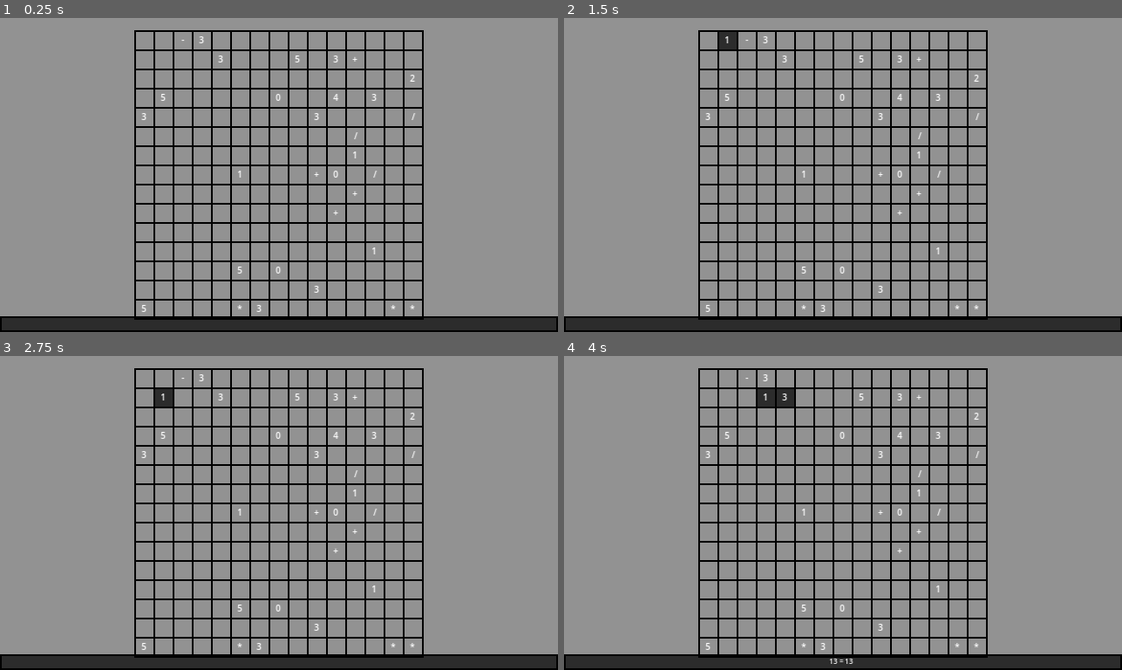
Above: before the commit, frames 1-4 (two rows, left to right).
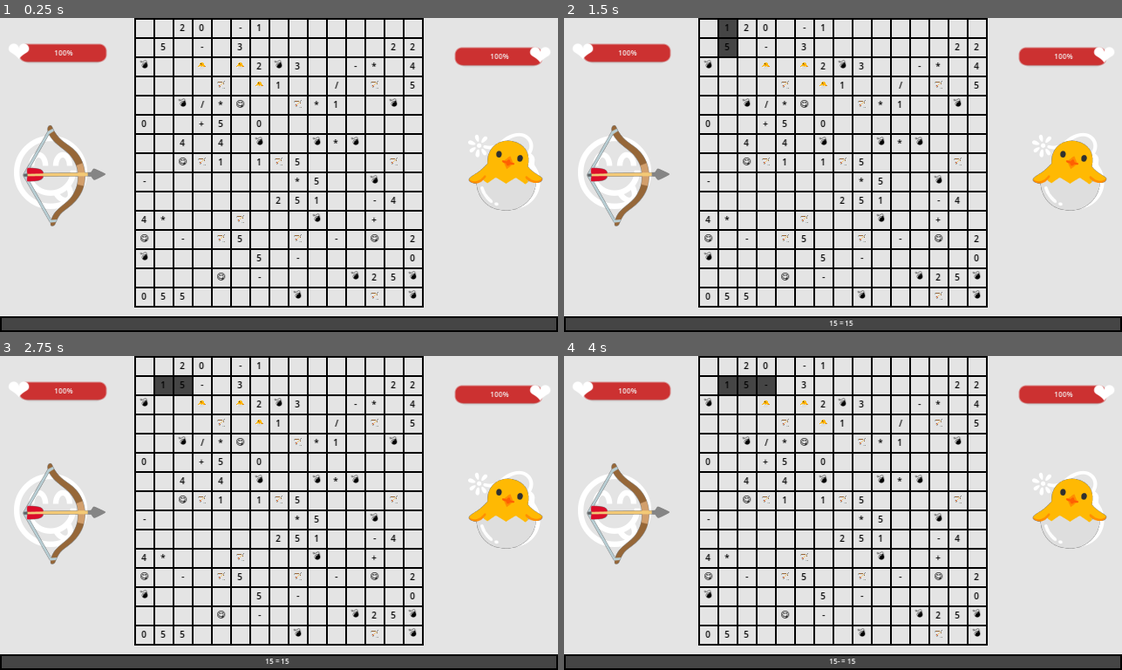
Above: after the commit, the same moments.

Repository: yiduu76/Built_to_scale
Game: Godot game, scene res://tscn/dev.tscn
The game is run twice, just before and just after one commit, with the same random seed, the same clock (stepped at 60 frames per second) and the same inputs.
Inputs:
- Up to frame 1 (0.25 s): no input
- Up to frame 2 (1.5 s): tap Enter at 0.5 s; hold Right (ui_right) 0.53-1.28 s; tap Space (ui_speed_up) at 1.25 s; hold Down (ui_down) from 1.28 s (still down)
- Up to frame 3 (2.75 s): release Down (ui_down) at 2.03 s; hold Right (ui_right) from 2.03 s (still down)
- Up to frame 4 (4 s): tap Enter at 2.75 s; release Right (ui_right) at 2.78 s; hold Space (ui_speed_up) 2.78-3.53 s; hold Left (ui_left) from 3.53 s (still down)

The runs differ from the first frame. In frame 1, 94% of the frame differs, in the area x 0-100%, y 0-100%; in frame 2, 94%; in frame 3, 94%; in frame 4, 94%.

Commit message:
0.5

Diff:
--- /dev/null
+++ b/asset/pictures/svgs/player.svg
@@ -0,0 +1,11 @@
+<?xml version="1.0" encoding="utf-8"?>
+<!-- Generator: Adobe Illustrator 26.5.0, SVG Export Plug-In . SVG Version: 6.00 Build 0)  -->
+<svg version="1.1" id="图层_1" xmlns="http://www.w3.org/2000/svg" xmlns:xlink="http://www.w3.org/1999/xlink" x="0px" y="0px"
+	 viewBox="0 0 800 800" style="enable-background:new 0 0 800 800;" xml:space="preserve">
+<style type="text/css">
+	.st0{fill:#FFFFFF;}
+</style>
+<circle cx="428" cy="394" r="333.3"/>
+<circle class="st0" cx="641" cy="326.3" r="50"/>
+<circle class="st0" cx="473" cy="364.5" r="50"/>
+</svg>
--- /dev/null
+++ b/asset/pictures/svgs/sword.svg
@@ -0,0 +1,2 @@
+<?xml version="1.0" encoding="utf-8"?><!-- Uploaded to: SVG Repo, www.svgrepo.com, Generator: SVG Repo Mixer Tools -->
+<svg fill="#000000" width="800px" height="800px" viewBox="0 0 24 24" xmlns="http://www.w3.org/2000/svg"><path d="M7.936,11.97a1,1,0,1,0-1.415,1.414l.373.372L3.3,17.35a1.024,1.024,0,0,0,0,1.448l1.9,1.9a1.024,1.024,0,0,0,1.448,0l3.593-3.593.372.372a1,1,0,0,0,1.414-1.415Z"/><polygon points="14.3 3 9.015 10.928 13.071 14.985 21 9.7 21 3 14.3 3"/></svg>
--- /dev/null
+++ b/asset/ui_style/button_focus.tres
@@ -0,0 +1,14 @@
+[gd_resource type="StyleBoxFlat" format=3 uid="uid://d4kxywin11325"]
+
+[resource]
+bg_color = Color(0.069706, 0.0696992, 0.0989239, 1)
+border_color = Color(0.160784, 0.160784, 0.211765, 1)
+corner_radius_top_left = 5
+corner_radius_top_right = 5
+corner_radius_bottom_right = 5
+corner_radius_bottom_left = 5
+corner_detail = 16
+expand_margin_left = 1.0
+expand_margin_top = 1.0
+expand_margin_right = 1.0
+expand_margin_bottom = 1.0
--- /dev/null
+++ b/asset/ui_style/button_hover.tres
@@ -0,0 +1,13 @@
+[gd_resource type="StyleBoxFlat" format=3 uid="uid://bmp3gkqr73e5o"]
+
+[resource]
+bg_color = Color(0.8, 0.192, 0.192, 1)
+corner_radius_top_left = 4
+corner_radius_top_right = 4
+corner_radius_bottom_right = 4
+corner_radius_bottom_left = 4
+corner_detail = 16
+expand_margin_left = 1.0
+expand_margin_top = 1.0
+expand_margin_right = 1.0
+expand_margin_bottom = 1.0
--- /dev/null
+++ b/asset/ui_style/button_nor.tres
@@ -0,0 +1,11 @@
+[gd_resource type="StyleBoxFlat" format=3 uid="uid://cb04wrsh8sdl5"]
+
+[resource]
+bg_color = Color(0.66, 0.1716, 0.1716, 1)
+border_width_bottom = 1
+corner_radius_top_left = 4
+corner_radius_top_right = 4
+corner_radius_bottom_right = 4
+corner_radius_bottom_left = 4
+corner_detail = 16
+expand_margin_bottom = 2.0
--- /dev/null
+++ b/script/atk_nums.gd
@@ -0,0 +1,49 @@
+extends Node2D
+@export var rand_ro_range:float = 45.0
+@onready var atk_nums: Label = $atk_nums
+@onready var area_2d: Area2D = $Area2D
+
+const HIT_VFX = preload("res://tscn/hit_vfx.tscn")
+var is_ey = false:
+	set(v):
+		is_ey = v
+		if is_node_ready():
+			set_layer()
+
+func _ready() -> void:
+	atk_nums.text = ["0","1"].pick_random()
+	var p_rand = 0.0
+	if global_position.x <= 160:
+		p_rand = deg_to_rad(randf_range(-22.0,22.0))
+	else :
+		p_rand = deg_to_rad(randf_range(-22.0+180.0,22.0+180.0))
+	rotate(p_rand)
+	atk()
+
+func set_layer():
+	area_2d.set_collision_layer_value(2,!is_ey)
+	area_2d.set_collision_layer_value(3,is_ey)
+	area_2d.set_collision_mask_value(2,is_ey)
+	area_2d.set_collision_mask_value(3,!is_ey)
+
+func atk():
+	var p_tween = create_tween()
+	p_tween.tween_property(self,"position",position + Vector2(400,0).rotated(rotation),0.5)
+	p_tween.play()
+	await get_tree().create_timer(1.5).timeout
+	queue_free()
+	#p_tween.finished.connect(add_hit_vfx)
+
+func add_hit_vfx():
+	var p = HIT_VFX.instantiate()
+	get_tree().current_scene.add_child(p)
+	p.global_position = self.global_position
+	p.emitting = true
+	p.finished.connect(p.queue_free)
+
+
+func _on_area_2d_area_entered(area: Area2D) -> void:
+	if area.is_in_group("num"):
+		return
+
+	add_hit_vfx()
--- a/script/autoload/Glo.gd
+++ b/script/autoload/Glo.gd
@@ -1,10 +1,23 @@
 extends Node
 @onready var input_dir:Vector2 = Vector2.RIGHT
 @onready var last_move_action
-
-
-func _process(_delta: float) -> void:
-	pass
+const special_char = ["😋","💣","🏹","🐣"]
+signal settle_emoji
+signal dir_signal
+@onready var hp = 100.0
+	#set(v):
+		#if hp >= 100.0:
+			#hp = 100.0
+		#else :
+			#hp = v
+@onready var ey_hp = 100.0
+	#set(v):
+		#if ey_hp >= 100.0:
+			#ey_hp = 100.0
+		#else :
+			#ey_hp = v
+@onready var atk = 10.0
+@onready var ey_atk = 10.0
 
 func reverse_string(s: String) -> String:
 	var reversed: String = ""
@@ -23,12 +36,16 @@
 	if event is InputEventKey:
 		if event.is_action_pressed("ui_left") and input_dir != Vector2(1,0):
 			input_dir = Vector2(-1,0)
+			dir_signal.emit(input_dir)
 		if event.is_action_pressed("ui_right") and input_dir != Vector2(-1,0):
 			input_dir = Vector2(1,0)
+			dir_signal.emit(input_dir)
 		if event.is_action_pressed("ui_up") and input_dir != Vector2(0,1):
 			input_dir = Vector2(0,-1)
+			dir_signal.emit(input_dir)
 		if event.is_action_pressed("ui_down") and input_dir != Vector2(0,-1):
 			input_dir = Vector2(0,1)
+			dir_signal.emit(input_dir)
 
 func remove_duplicate_operators(input_string: String) -> String:
 	var pond = ['+', '-', '*', '/']
--- a/script/boxes.gd
+++ b/script/boxes.gd
@@ -2,39 +2,33 @@
 @onready var p_btns:Array[Label]
 @onready var btns:Array[Label]
 @onready var btns_2d:Array
-
 @onready var now_pos = Vector2.ZERO
 @onready var path_array:Array[Vector2]
-@onready var move_speed:int = 1:
-	set(v):
-		move_speed = v
-		move_speed_set(move_speed)
+@onready var move_speed:int = 1
 @export var chars : String = "1":
 	set(v):
 		chars = v
 		chars_change.emit(chars)
+var dir:Vector2:
+	set(v):
+		dir = v
+		do_move(v)
+		timer.start(0)
 var timer:Timer
 const OUTLINE = preload("res://asset/ui_style/outline.tres")
 const BODY = preload("res://asset/ui_style/body.tres")
 const rand_pond = ["","","","","","","","","","","","","","","","","","",\
-				"0","1","2","*","/","+","-","3","4","5","","","","","","","","",]
+				"0","1","2","*","/","+","-","3","4","5","","","😋","💣","🏹","🐣"]
 signal chars_change(p_str)
 
 func _ready() -> void:
 	init_btns()
 	init_timer()
+	Glo.dir_signal.connect(on_dir_signal_emit)
 	path_array.append(now_pos)
 
-@onready var speed_up_tick = 0
-@onready var speed_up_need_tick = 120
-func _process(delta: float) -> void:
-	if Input.is_action_pressed("ui_speed_up"):
-		move_speed = 3
-	else :
-		move_speed = 1
-
-func move_speed_set(p_speed):
-	timer.wait_time = 1.0 / p_speed
+func on_dir_signal_emit(p_dir:Vector2):
+	dir = p_dir
 
 func init_btns():
 	for i in columns * columns:
@@ -42,12 +36,13 @@
 		p_button.custom_minimum_size = Vector2(12,12)
 		p_button.add_theme_stylebox_override("normal", OUTLINE)
 		p_button.add_theme_font_size_override("font_size",5)
+		p_button.add_theme_color_override("font_color",Color.BLACK)
 		p_button.horizontal_alignment = HORIZONTAL_ALIGNMENT_CENTER
 		p_button.vertical_alignment  = VERTICAL_ALIGNMENT_CENTER
-		if i == 0:
+		if i == 0 or i == 1:
 			pass
 		else :
-			p_button.text = [rand_pond.pick_random(),""].pick_random()
+			p_button.text = [rand_pond.pick_random()].pick_random()
 		add_child(p_button)
 		btns.append(p_button)
 		p_btns.append(p_button)
@@ -60,19 +55,38 @@
 	timer = Timer.new()
 	add_child(timer)
 	timer.timeout.connect(timer_timeout)
-	move_speed_set(move_speed)
+	#move_speed_set(move_speed)
 	timer.start(0)
 
 func timer_timeout():
-	do_move(Glo.input_dir)
+	dir = Glo.input_dir
+
+func settle_scale_num(target_char:String):
+	var caculate_num = Mymath.evaluate_expression(chars)
+	Glo.settle_emoji.emit(target_char,caculate_num)
+
+	var final_array:Array = Glo.reverse_array(path_array)
+	for i in final_array.size():
+		var p_x = final_array[i].y
+		var p_y = final_array[i].x
+		var p_btn = btns_2d[p_x][p_y]
+		btns_2d[p_x][p_y].text = ""
+		(btns_2d[p_x][p_y] as Label).add_theme_stylebox_override("normal",OUTLINE)
+	chars = "1"
 
 func do_move(p_dir:Vector2):
 	now_pos = now_pos + p_dir
 	if now_pos.x > 14 or now_pos.y > 14 or now_pos.x < 0 or now_pos.y < 0:
 		get_tree().quit()
+		return
 	var get_char = btns_2d[now_pos.y][now_pos.x].text
+
+#	这里进行特殊结算的判定
 	if get_char != "":
-		chars += get_char
+		if get_char in Glo.special_char:
+			settle_scale_num(get_char)
+		else :
+			chars += get_char
 
 	path_array.append(now_pos)
 	var p_arrray:Array = Glo.reverse_array(path_array)
--- /dev/null
+++ b/script/emoji_vfx.gd
@@ -0,0 +1,30 @@
+extends Node2D
+@onready var label: Label = $Label
+
+var emoji_str:String:
+	set(v):
+		if is_node_ready():
+			label.text = emoji_str
+var target_pos:Vector2:
+	set(v):
+		target_pos = v
+		tween_to_pos(target_pos)
+var end_pos:Vector2
+
+func _ready() -> void:
+	await get_tree().create_timer(0.1).timeout
+	var rand_angel = deg_to_rad(randf_range(0,360.0))
+	var p_dir = Vector2.RIGHT.rotated(rand_angel)
+	target_pos = p_dir * randf_range(14.0,49.0) + global_position
+
+func tween_to_pos(p_pos:Vector2):
+	if p_pos.is_equal_approx(global_position):
+		queue_free()
+	else :
+		var p_tween = create_tween()
+		p_tween.tween_property(self,"global_position",target_pos,0.5)
+		p_tween.play()
+		p_tween.finished.connect(to_end_pos)
+
+func to_end_pos():
+	target_pos = end_pos
--- /dev/null
+++ b/script/main.gd
@@ -0,0 +1,98 @@
+extends Node2D
+@onready var player_body: Node2D = $Player/Body
+@onready var player_sword: Node2D = $Player/Weapon
+@onready var ey_body: Node2D = $Enemy/Body
+@onready var ey_sword: Node2D = $Enemy/Weapon
+@onready var player_anim: AnimationPlayer = $Player/AnimationPlayer
+@onready var ey_anim: AnimationPlayer = $Enemy/AnimationPlayer
+@onready var player_area_2d: Area2D = $Player/Body/Area2D
+@onready var ey_area_2d: Area2D = $Enemy/Body/Area2D
+
+const EMOJI_VFX = preload("res://tscn/emoji_vfx.tscn")
+const ATK_NUMS = preload("res://tscn/atk_nums.tscn")
+const center_pos = Vector2(320/2,180/2)
+
+func _ready() -> void:
+	Glo.settle_emoji.connect(_on_settle_emoji)
+	player_anim.animation_finished.connect(reset_anim)
+	ey_anim.animation_finished.connect(reset_anim)
+	player_area_2d.area_entered.connect(on_player_hited)
+	ey_area_2d.area_entered.connect(on_ey_hited)
+
+func _on_settle_emoji(emoji:String,num:float):
+	match emoji:
+		"😋":
+			var p_ = clampf((num + 100.0)/1000.0,0.5,3.0)
+			create_emoji_vfx(center_pos,num,"😋",player_body.global_position)
+			await get_tree().create_timer(1.1).timeout
+			do_tween(player_body,Vector2(p_, p_))
+		"🏹":
+			var p_ = clampf((num + 100.0)/1000.0,0.5,2.0)
+			create_emoji_vfx(center_pos,num,"🏹",player_sword.global_position)
+			await get_tree().create_timer(1.1).timeout
+			do_tween(player_sword,Vector2(p_, p_))
+			player_anim.play("attk")
+			create_atk_num(player_sword.get_parent(),num)
+		"🐣":
+			var p_ = clampf((num + 100.0)/1000.0,0.5,3.0)
+			create_emoji_vfx(center_pos,num,"🐣",ey_body.global_position)
+			await get_tree().create_timer(1.1).timeout
+			do_tween(ey_body,Vector2(p_, p_))
+		"💣":
+			var p_ = clampf((num + 100.0)/1000.0,0.5,2.0)
+			create_emoji_vfx(center_pos,num,"💣",ey_sword.global_position)
+			await get_tree().create_timer(1.1).timeout
+			do_tween(ey_sword,Vector2(p_, p_))
+			ey_anim.play("attk")
+			create_atk_num(ey_sword.get_parent(),num)
+
+func create_atk_num(node,num):
+	var p_num = clampi(abs(int(num)),1,100)
+	for i in p_num:
+		await get_tree().create_timer(randf_range(0.01,0.02)).timeout
+		var p_vfx = ATK_NUMS.instantiate()
+		node.add_child(p_vfx)
+		if node.is_in_group("ey"):
+			p_vfx.is_ey = true
+		else :
+			p_vfx.is_ey = false
+
+
+func create_emoji_vfx(p_pos,num,p_emoji:String,p_end_pos:Vector2):
+	var bigger_zero = (num > 0)
+	var p_num = clampi(abs(int(num/50.0)),1,50)
+	for i in p_num:
+		var p_vfx = EMOJI_VFX.instantiate()
+		add_child(p_vfx)
+		p_vfx.get_child(0).text = p_emoji
+		p_vfx.global_position = p_pos
+		p_vfx.end_pos = p_end_pos
+		if bigger_zero:
+			pass
+		else :
+			p_vfx.modulate = Color.GREEN
+
+func do_tween(target,target_scale):
+	var p_tween = create_tween()
+	p_tween.tween_property(target,"scale",target_scale,0.7)
+	p_tween.play()
+
+func reset_anim(p_name:String):
+	if p_name == "RESET":
+		player_anim.stop()
+		ey_anim.stop()
+	else :
+		player_anim.play("RESET")
+		ey_anim.play("RESET")
+
+func on_player_hited(area:Area2D):
+	Glo.hp -= 1.0
+
+func on_ey_hited(area:Area2D):
+	Glo.ey_hp -= 1.0
+
+func _on_timer_timeout() -> void:
+	player_body.scale = lerp(player_body.scale,Vector2(1,1),0.05)
+	ey_body.scale = lerp(ey_body.scale,Vector2(1,1),0.05)
+	player_sword.scale = lerp(player_sword.scale,Vector2(1,1),0.05)
+	ey_sword.scale = lerp(ey_sword.scale,Vector2(1,1),0.05)
--- a/script/ui.gd
+++ b/script/ui.gd
@@ -1,9 +1,21 @@
 extends Control
+class_name UIClass
 @onready var boxes: GridContainer = $Boxes
 @onready var chars_label: Label = $CharsLabel
+static  var singleton
+@onready var hp_bar: ProgressBar = $Left/ProgressBar
+@onready var ey_hp_bar: ProgressBar = $Right/ProgressBar
+
+
+func _ready() -> void:
+	singleton = self
 
 func _on_boxes_chars_change(p_str: Variant) -> void:
 	var p_ = "%s = %s " % [Glo.remove_duplicate_operators(p_str),str(Mymath.evaluate_expression(p_str))]
 	#var p_ = str(Mymath.evaluate_expression("2*+3-*2/+2+-8"))
 	#var p_ = str(Glo.remove_duplicate_operators(p_str))
 	chars_label.text = p_
+
+func _process(delta: float) -> void:
+	hp_bar.value = Glo.hp
+	ey_hp_bar.value = Glo.ey_hp
--- /dev/null
+++ b/tscn/atk_nums.tscn
@@ -0,0 +1,32 @@
+[gd_scene load_steps=3 format=3 uid="uid://dyvw87osk38ok"]
+
+[ext_resource type="Script" path="res://script/atk_nums.gd" id="1_pk58o"]
+
+[sub_resource type="CircleShape2D" id="CircleShape2D_02o70"]
+radius = 4.0
+
+[node name="atk_nums" type="Node2D"]
+script = ExtResource("1_pk58o")
+
+[node name="atk_nums" type="Label" parent="."]
+anchors_preset = 10
+anchor_right = 1.0
+offset_left = -2.0
+offset_top = -6.0
+offset_right = 3.0
+offset_bottom = 6.0
+grow_horizontal = 2
+theme_override_colors/font_color = Color(0, 0, 0, 1)
+theme_override_font_sizes/font_size = 8
+text = "0"
+horizontal_alignment = 1
+vertical_alignment = 1
+
+[node name="Area2D" type="Area2D" parent="." groups=["num"]]
+collision_layer = 0
+collision_mask = 0
+
+[node name="CollisionShape2D" type="CollisionShape2D" parent="Area2D"]
+shape = SubResource("CircleShape2D_02o70")
+
+[connection signal="area_entered" from="Area2D" to="." method="_on_area_2d_area_entered"]
--- a/tscn/dev.tscn
+++ b/tscn/dev.tscn
@@ -1,16 +1,121 @@
-[gd_scene load_steps=4 format=3 uid="uid://1wi27141mlx1"]
+[gd_scene load_steps=14 format=3 uid="uid://1wi27141mlx1"]
 
 [ext_resource type="Script" path="res://script/ui.gd" id="1_ald8d"]
 [ext_resource type="Script" path="res://script/boxes.gd" id="2_paj5d"]
 [ext_resource type="StyleBox" uid="uid://pf262jo1m3my" path="res://asset/ui_style/body.tres" id="3_8vtkb"]
+[ext_resource type="StyleBox" uid="uid://cb04wrsh8sdl5" path="res://asset/ui_style/button_nor.tres" id="4_7lrtg"]
+[ext_resource type="StyleBox" uid="uid://bmp3gkqr73e5o" path="res://asset/ui_style/button_hover.tres" id="5_4nsgi"]
+[ext_resource type="Script" path="res://script/main.gd" id="6_w1ted"]
+
+[sub_resource type="CircleShape2D" id="CircleShape2D_ddgj7"]
+radius = 26.0768
+
+[sub_resource type="Animation" id="Animation_tllws"]
+length = 0.1
+tracks/0/type = "value"
+tracks/0/imported = false
+tracks/0/enabled = true
+tracks/0/path = NodePath("Weapon:rotation")
+tracks/0/interp = 1
+tracks/0/loop_wrap = true
+tracks/0/keys = {
+"times": PackedFloat32Array(0, 0.1),
+"transitions": PackedFloat32Array(1, 1),
+"update": 0,
+"values": [0.785398, 0.0]
+}
+
+[sub_resource type="Animation" id="Animation_vneq2"]
+resource_name = "attk"
+length = 1.9
+step = 0.1
+tracks/0/type = "value"
+tracks/0/imported = false
+tracks/0/enabled = true
+tracks/0/path = NodePath("Weapon:rotation")
+tracks/0/interp = 2
+tracks/0/loop_wrap = true
+tracks/0/keys = {
+"times": PackedFloat32Array(0, 0.333333, 1),
+"transitions": PackedFloat32Array(1, 1, 1),
+"update": 0,
+"values": [0.0, 0.785398, 0.785398]
+}
+
+[sub_resource type="AnimationLibrary" id="AnimationLibrary_cp6gm"]
+_data = {
+"RESET": SubResource("Animation_tllws"),
+"attk": SubResource("Animation_vneq2")
+}
+
+[sub_resource type="Animation" id="Animation_16qk3"]
+length = 0.001
+tracks/0/type = "value"
+tracks/0/imported = false
+tracks/0/enabled = true
+tracks/0/path = NodePath("Weapon:rotation")
+tracks/0/interp = 1
+tracks/0/loop_wrap = true
+tracks/0/keys = {
+"times": PackedFloat32Array(0),
+"transitions": PackedFloat32Array(1),
+"update": 0,
+"values": [0.0]
+}
+tracks/1/type = "value"
+tracks/1/imported = false
+tracks/1/enabled = true
+tracks/1/path = NodePath("Weapon:position")
+tracks/1/interp = 1
+tracks/1/loop_wrap = true
+tracks/1/keys = {
+"times": PackedFloat32Array(0),
+"transitions": PackedFloat32Array(1),
+"update": 0,
+"values": [Vector2(0, 0)]
+}
+
+[sub_resource type="Animation" id="Animation_2fegg"]
+resource_name = "attk"
+length = 0.35
+tracks/0/type = "value"
+tracks/0/imported = false
+tracks/0/enabled = true
+tracks/0/path = NodePath("Weapon:rotation")
+tracks/0/interp = 2
+tracks/0/loop_wrap = true
+tracks/0/keys = {
+"times": PackedFloat32Array(0, 0.333333),
+"transitions": PackedFloat32Array(1, 1),
+"update": 0,
+"values": [0.0, -0.785398]
+}
+tracks/1/type = "value"
+tracks/1/imported = false
+tracks/1/enabled = true
+tracks/1/path = NodePath("Weapon:position")
+tracks/1/interp = 2
+tracks/1/loop_wrap = true
+tracks/1/keys = {
+"times": PackedFloat32Array(0, 0.333333),
+"transitions": PackedFloat32Array(1, 1),
+"update": 0,
+"values": [Vector2(0, 0), Vector2(0, -35)]
+}
+
+[sub_resource type="AnimationLibrary" id="AnimationLibrary_1clww"]
+_data = {
+"RESET": SubResource("Animation_16qk3"),
+"attk": SubResource("Animation_2fegg")
+}
 
 [node name="Dev" type="Node2D"]
 
 [node name="BackGround" type="Node2D" parent="."]
 
 [node name="Polygon2D" type="Polygon2D" parent="BackGround"]
-color = Color(0.572988, 0.572988, 0.572988, 1)
-polygon = PackedVector2Array(-61, -28, 412, -28, 356, 237, -18, 237)
+color = Color(0.894922, 0.894922, 0.894922, 1)
+polygon = PackedVector2Array(-100, -100, 440, -100, 440, 240, -100, 240)
 
 [node name="UICanvas" type="CanvasLayer" parent="."]
 
@@ -26,17 +131,13 @@
 
 [node name="Boxes" type="GridContainer" parent="UICanvas/UI"]
 layout_mode = 1
-anchors_preset = 8
+anchors_preset = 5
 anchor_left = 0.5
-anchor_top = 0.5
 anchor_right = 0.5
-anchor_bottom = 0.5
 offset_left = -20.0
-offset_top = -20.0
 offset_right = 20.0
-offset_bottom = 20.0
+offset_bottom = 40.0
 grow_horizontal = 2
-grow_vertical = 2
 theme_override_constants/h_separation = -1
 theme_override_constants/v_separation = -1
 columns = 15
@@ -56,4 +157,170 @@
 horizontal_alignment = 1
 vertical_alignment = 1
 
+[node name="Left" type="Control" parent="UICanvas/UI"]
+layout_mode = 1
+anchors_preset = 0
+offset_right = 64.0
+offset_bottom = 40.0
+
+[node name="ProgressBar" type="ProgressBar" parent="UICanvas/UI/Left"]
+custom_minimum_size = Vector2(48, 0)
+layout_mode = 2
+offset_left = 12.0
+offset_top = 16.0
+offset_right = 60.0
+offset_bottom = 24.0
+size_flags_horizontal = 0
+size_flags_vertical = 4
+theme_override_font_sizes/font_size = 4
+theme_override_styles/background = ExtResource("4_7lrtg")
+theme_override_styles/fill = ExtResource("5_4nsgi")
+value = 50.0
+
+[node name="Label" type="Label" parent="UICanvas/UI/Left"]
+layout_mode = 2
+offset_top = 8.0
+offset_right = 22.0
+offset_bottom = 31.0
+size_flags_horizontal = 0
+text = "❤️"
+horizontal_alignment = 1
+vertical_alignment = 1
+
+[node name="Right" type="Control" parent="UICanvas/UI"]
+layout_mode = 1
+anchors_preset = 1
+anchor_left = 1.0
+anchor_right = 1.0
+offset_left = -64.0
+offset_bottom = 40.0
+grow_horizontal = 0
+
+[node name="ProgressBar" type="ProgressBar" parent="UICanvas/UI/Right"]
+custom_minimum_size = Vector2(48, 0)
+layout_mode = 2
+offset_left = 6.0
+offset_top = 18.0
+offset_right = 54.0
+offset_bottom = 26.0
+size_flags_horizontal = 0
+size_flags_vertical = 4
+theme_override_font_sizes/font_size = 4
+theme_override_styles/background = ExtResource("4_7lrtg")
+theme_override_styles/fill = ExtResource("5_4nsgi")
+value = 50.0
+fill_mode = 1
+
+[node name="Label" type="Label" parent="UICanvas/UI/Right"]
+layout_mode = 2
+offset_left = 43.0
+offset_top = 10.0
+offset_right = 65.0
+offset_bottom = 33.0
+size_flags_horizontal = 0
+text = "❤️"
+horizontal_alignment = 1
+vertical_alignment = 1
+
+[node name="Main" type="Node2D" parent="."]
+script = ExtResource("6_w1ted")
+
+[node name="Player" type="Node2D" parent="Main"]
+position = Vector2(30, 90)
+
+[node name="Body" type="Node2D" parent="Main/Player"]
+
+[node name="Emoji" type="Label" parent="Main/Player/Body"]
+custom_minimum_size = Vector2(70, 70)
+offset_left = -35.0
+offset_top = -35.0
+offset_right = 35.0
+offset_bottom = 35.0
+pivot_offset = Vector2(35, 35)
+theme_override_font_sizes/font_size = 48
+text = "😋"
+horizontal_alignment = 1
+vertical_alignment = 1
+
+[node name="Area2D" type="Area2D" parent="Main/Player/Body"]
+collision_layer = 2
+collision_mask = 4
+
+[node name="CollisionShape2D" type="CollisionShape2D" parent="Main/Player/Body/Area2D"]
+shape = SubResource("CircleShape2D_ddgj7")
+
+[node name="Weapon" type="Node2D" parent="Main/Player"]
+rotation = 0.785398
+
+[node name="Emoji" type="Label" parent="Main/Player/Weapon"]
+custom_minimum_size = Vector2(70, 70)
+offset_left = -35.0
+offset_top = -35.0
+offset_right = 35.0
+offset_bottom = 35.0
+pivot_offset = Vector2(35, 35)
+theme_override_font_sizes/font_size = 48
+text = "🏹"
+horizontal_alignment = 1
+vertical_alignment = 1
+
+[node name="AnimationPlayer" type="AnimationPlayer" parent="Main/Player"]
+libraries = {
+"": SubResource("AnimationLibrary_cp6gm")
+}
+
+[node name="Enemy" type="Node2D" parent="Main" groups=["ey"]]
+position = Vector2(290, 90)
+
+[node name="Weapon" type="Node2D" parent="Main/Enemy" groups=["ey"]]
+
+[node name="Emoji" type="Label" parent="Main/Enemy/Weapon"]
+custom_minimum_size = Vector2(70, 70)
+offset_left = -35.0
+offset_top = -35.0
+offset_right = 35.0
+offset_bottom = 35.0
+pivot_offset = Vector2(35, 35)
+theme_override_font_sizes/font_size = 48
+text = "💣"
+horizontal_alignment = 1
+vertical_alignment = 1
+
+[node name="Body" type="Node2D" parent="Main/Enemy" groups=["ey"]]
+
+[node name="Emoji" type="Label" parent="Main/Enemy/Body"]
+custom_minimum_size = Vector2(70, 70)
+anchors_preset = 6
+anchor_left = 1.0
+anchor_top = 0.5
+anchor_right = 1.0
+anchor_bottom = 0.5
+offset_left = -35.0
+offset_top = -35.0
+offset_right = 35.0
+offset_bottom = 35.0
+grow_horizontal = 0
+grow_vertical = 2
+pivot_offset = Vector2(35, 35)
+theme_override_font_sizes/font_size = 48
+text = "🐣"
+horizontal_alignment = 1
+vertical_alignment = 1
+
+[node name="Area2D" type="Area2D" parent="Main/Enemy/Body"]
+collision_layer = 4
+collision_mask = 2
+
+[node name="CollisionShape2D" type="CollisionShape2D" parent="Main/Enemy/Body/Area2D"]
+shape = SubResource("CircleShape2D_ddgj7")
+
+[node name="AnimationPlayer" type="AnimationPlayer" parent="Main/Enemy"]
+libraries = {
+"": SubResource("AnimationLibrary_1clww")
+}
+
+[node name="Timer" type="Timer" parent="Main"]
+autostart = true
+
 [connection signal="chars_change" from="UICanvas/UI/Boxes" to="UICanvas/UI" method="_on_boxes_chars_change"]
+[connection signal="timeout" from="Main/Timer" to="Main" method="_on_timer_timeout"]
--- /dev/null
+++ b/tscn/emoji_vfx.tscn
@@ -0,0 +1,16 @@
+[gd_scene load_steps=2 format=3 uid="uid://qbkxcmlgbesq"]
+
+[ext_resource type="Script" path="res://script/emoji_vfx.gd" id="1_41yd0"]
+
+[node name="Emoji_vfx" type="Node2D"]
+script = ExtResource("1_41yd0")
+
+[node name="Label" type="Label" parent="."]
+custom_minimum_size = Vector2(24, 24)
+anchors_preset = 15
+anchor_right = 1.0
+anchor_bottom = 1.0
+grow_horizontal = 2
+grow_vertical = 2
+horizontal_alignment = 1
+vertical_alignment = 1
--- /dev/null
+++ b/tscn/hit_vfx.tscn
@@ -0,0 +1,49 @@
+[gd_scene load_steps=8 format=3 uid="uid://pwkoi6tjhkr3"]
+
+[sub_resource type="Gradient" id="Gradient_0f1ri"]
+colors = PackedColorArray(1, 0, 0, 1, 0.5, 0.5, 0.5, 0.443137)
+
+[sub_resource type="GradientTexture1D" id="GradientTexture1D_0e0wd"]
+gradient = SubResource("Gradient_0f1ri")
+
+[sub_resource type="Curve" id="Curve_ur726"]
+max_value = 100.0
+_data = [Vector2(0, 0), 0.0, 0.0, 0, 0, Vector2(1, 79.1209), 0.0, 0.0, 0, 0]
+point_count = 2
+
+[sub_resource type="CurveTexture" id="CurveTexture_06ci0"]
+curve = SubResource("Curve_ur726")
+
+[sub_resource type="Curve" id="Curve_yhn7o"]
+_data = [Vector2(0, 1), 0.0, 0.0, 0, 0, Vector2(1, 0), 0.0, 0.0, 0, 0]
+point_count = 2
+
+[sub_resource type="CurveTexture" id="CurveTexture_r7tf0"]
+curve = SubResource("Curve_yhn7o")
+
+[sub_resource type="ParticleProcessMaterial" id="ParticleProcessMaterial_g7grt"]
+particle_flag_disable_z = true
+emission_shape = 1
+emission_sphere_radius = 7.0
+angle_min = -720.0
+angle_max = 720.0
+spread = 180.0
+initial_velocity_min = 280.0
+initial_velocity_max = 350.0
+angular_velocity_min = -720.0
+angular_velocity_max = -681.29
+gravity = Vector3(0, 0, 0)
+damping_max = 44.086
+damping_curve = SubResource("CurveTexture_06ci0")
+scale_min = 2.8
+scale_max = 7.0
+scale_curve = SubResource("CurveTexture_r7tf0")
+color_ramp = SubResource("GradientTexture1D_0e0wd")
+
+[node name="hit_vfx" type="GPUParticles2D"]
+emitting = false
+amount = 14
+process_material = SubResource("ParticleProcessMaterial_g7grt")
+lifetime = 0.4
+one_shot = true
+explosiveness = 1.0
Not shown, added: asset/pictures/svgs/player.svg.import
Not shown, added: asset/pictures/svgs/sword.svg.import
Not shown, changed: TODO.md
